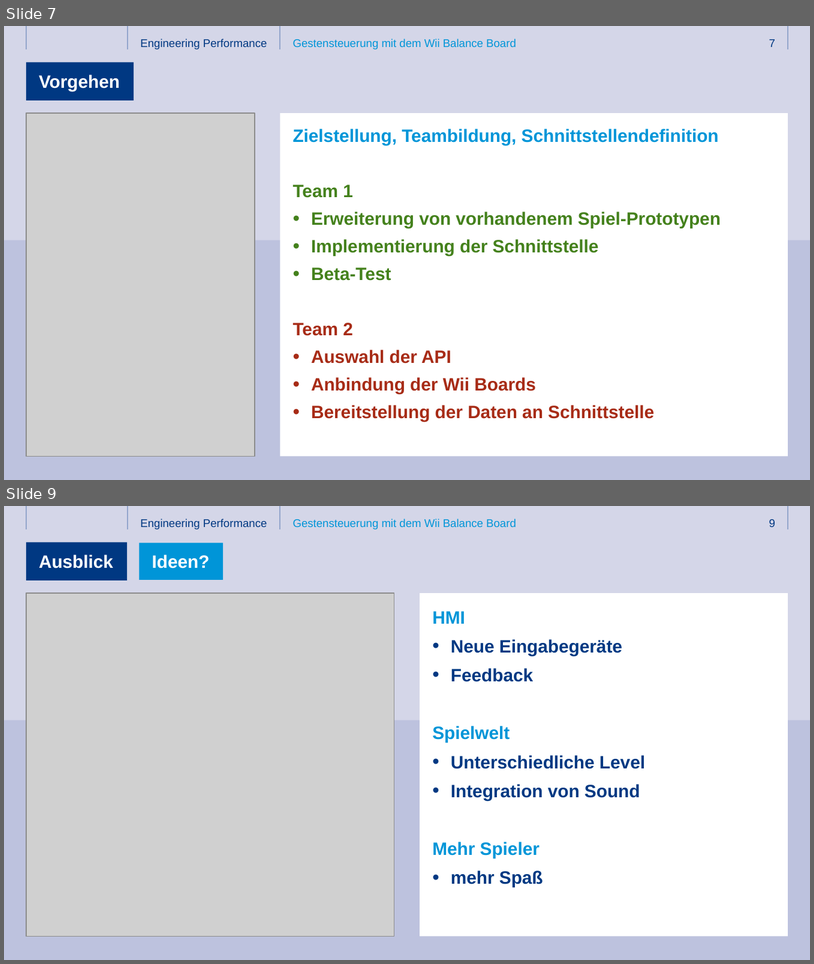
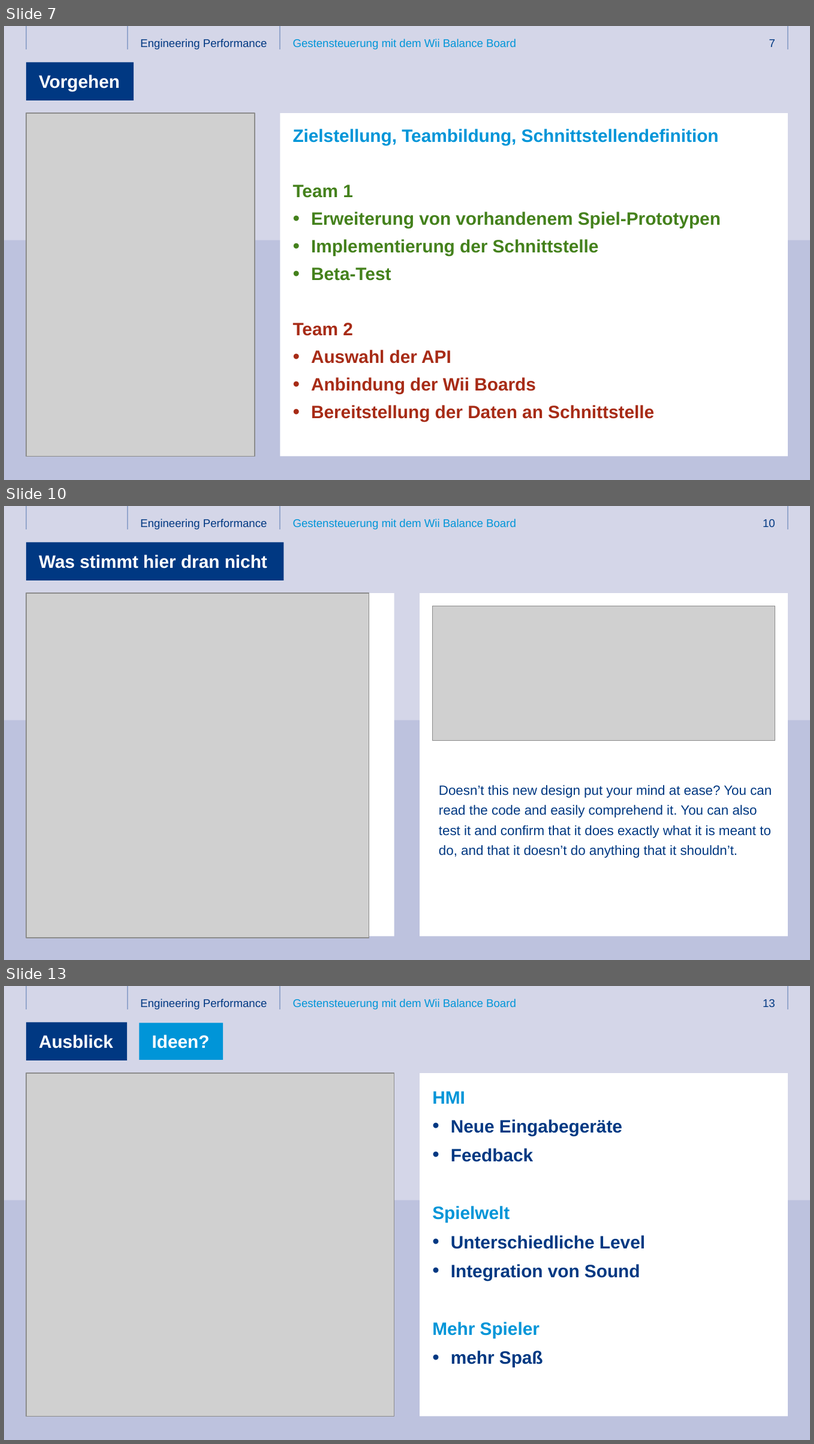
Before and after one commit to ThomasHein/3T2017, a slide deck: Folien/3T_2017_React und DDD.pptx. Shown one above the other, each under a label of ours: slides 7 and 9 before the commit, slides 7, 10 and 13 after it; the slides between them are not shown. The pictures are 814x964 and 814x1444 pixels, drawn with LibreOffice and Linux fonts; fonts in the diff are those of the drawing; grey boxes stand for pictures; background and template pictures are left out. Boxes give left, top, right and bottom in pixels: in the first picture for what was removed or moved away, otherwise in the second. Text is boxed around its words. In the diff, an @@ line names an element or a change of style, - is before the commit and + after.

```diff
--- a/Folien/3T_2017_React und DDD.pptx
+++ b/Folien/3T_2017_React und DDD.pptx
@@ slide 10 added at (x1=4, y1=506, x2=810, y2=960), background #FFFFFF; not listed: 10 template elements that a slide beside it also shows @@
@@ title added at (x1=26, y1=542, x2=284, y2=580), fill #003882, 16 pt, text #FFFFFF, bold @@
+Was stimmt hier dran nicht
@@ picture added at (x1=26, y1=593, x2=368, y2=937) @@
@@ rectangle added at (x1=27, y1=593, x2=395, y2=936), fill #FFFFFF @@
@@ picture added at (x1=432, y1=606, x2=775, y2=741) @@
@@ text added at (x1=439, y1=784, x2=772, y2=858), 12 pt, text #003882 @@
+Doesn’t this new design put your mind at ease? You can read the code and easily comprehend it. You can also test it and confirm that it does exactly what it is meant to do, and that it doesn’t do anything that it shouldn’t.
@@ what was slide 9 is now slide 13 @@
@@ page number at (x1=763, y1=999, x2=776, y2=1007): text changed @@
-9
+13
```
Also in this commit, not shown: 2 slides changed, 3 other slides added, 5 other files.
